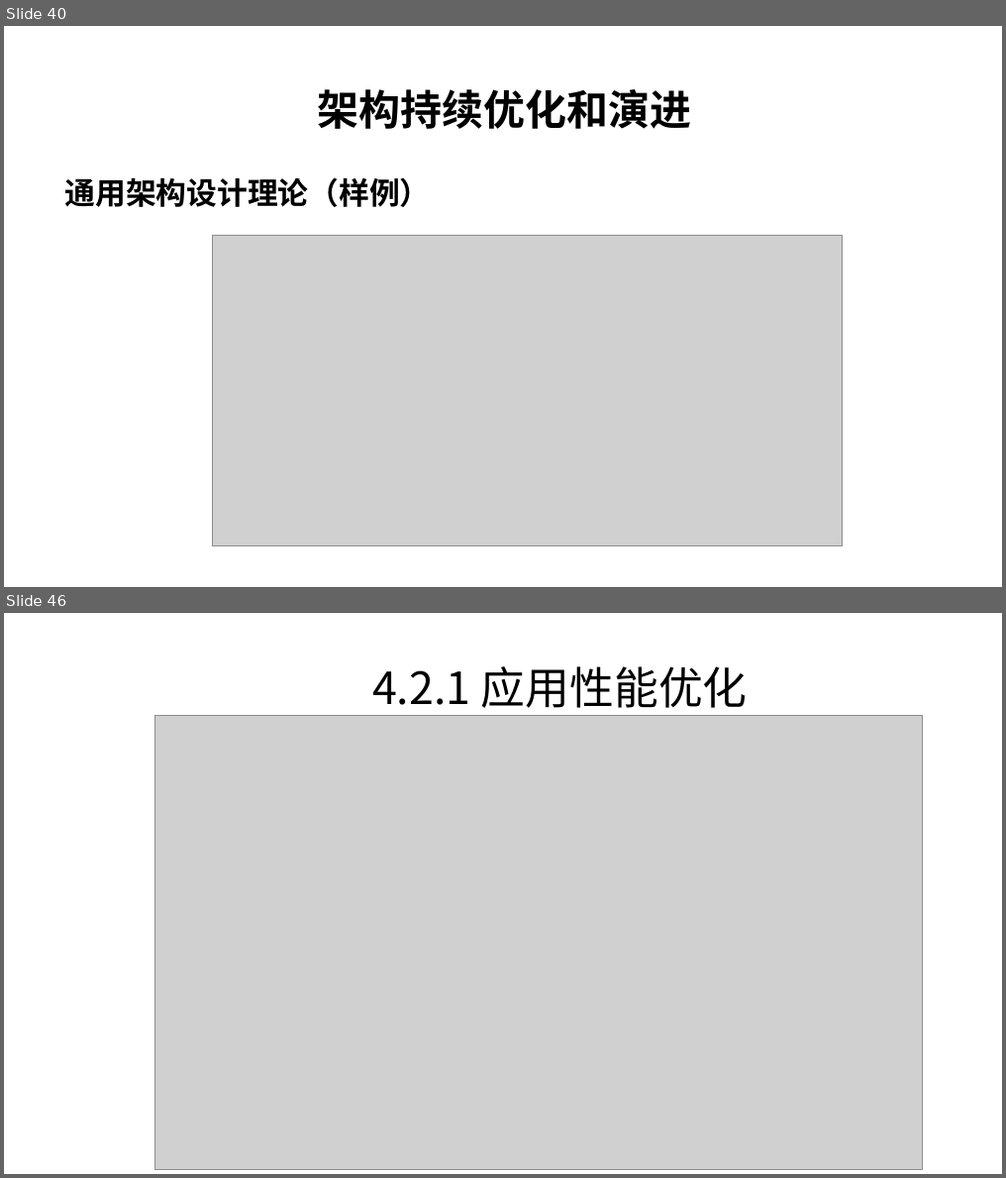
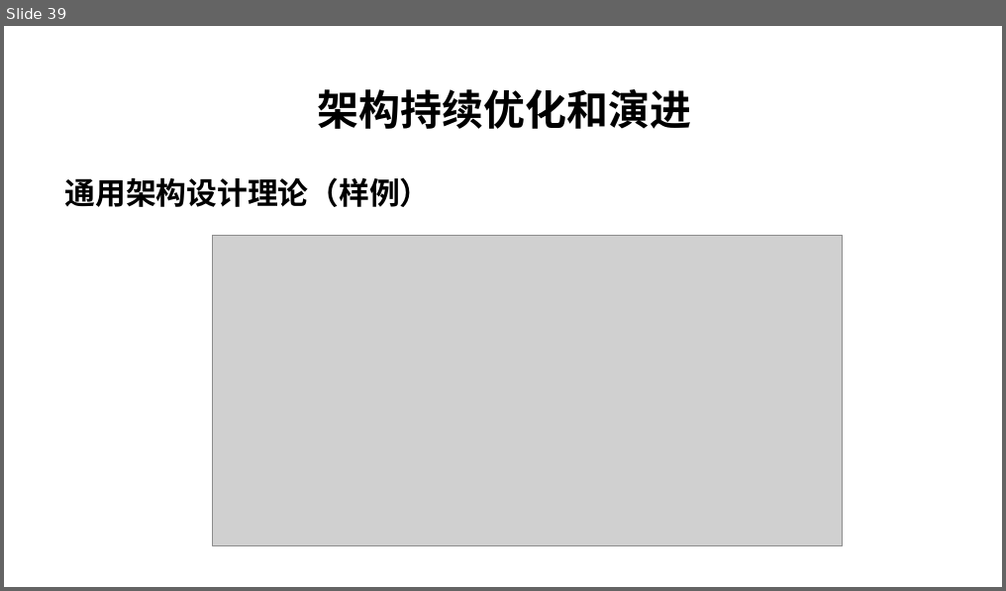
Before and after one commit to char-dance/flashSale-demo, a slide deck: FalshSale.pptx. Shown one above the other, each under a label of ours: slides 40 and 46 before the commit, slide 39 after it; the slides between them are not shown. The pictures are 1006x1178 and 1006x591 pixels, drawn with LibreOffice and Linux fonts; fonts in the diff are those of the drawing; grey boxes stand for pictures; background and template pictures are left out. Boxes give left, top, right and bottom in pixels: in the first picture for what was removed or moved away, otherwise in the second. Text is boxed around its words. In the diff, an @@ line names an element or a change of style, - is before the commit and + after.

```diff
--- a/FalshSale.pptx
+++ b/FalshSale.pptx
@@ slide 46 removed at (4,613,1002,1174), background #FFFFFF @@
@@ text removed at (372,666,747,708) @@
-4.2.1 应用性能优化
@@ picture removed at (154,716,922,1170) @@
@@ what was slide 40 is now slide 39 @@
```
Also in this commit, not shown: 4 slides added, 7 other slides removed.
